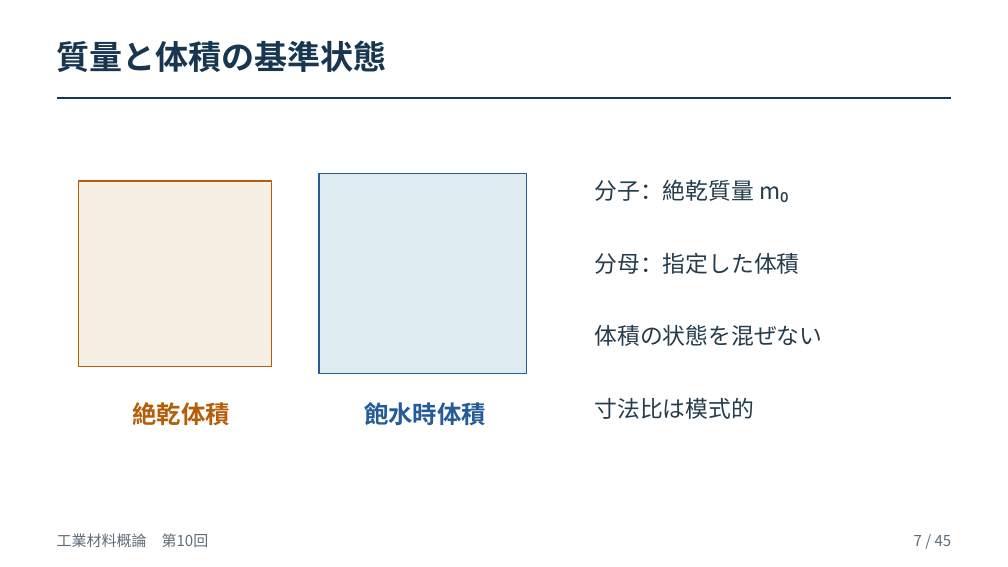
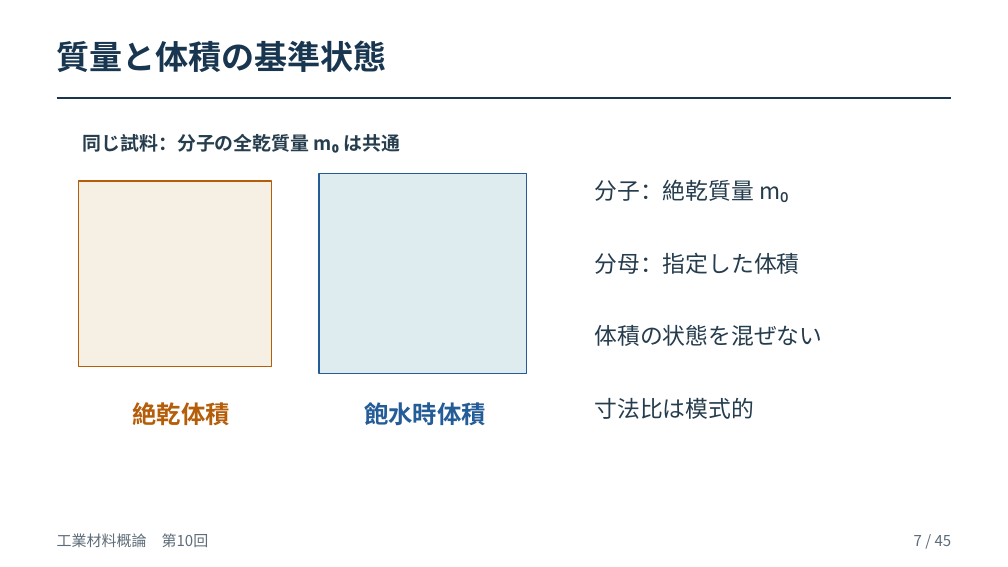
Before and after one commit to zooc-14calbp/industrial-materials-course, a slide deck: slide 7 of 学生用/第10回/10_授業スライド.pptx. Drawn at 1008x567 pixels with LibreOffice and Linux fonts; fonts in the diff are those of the drawing. Boxes give left, top, right and bottom in pixels: in the first picture for what was removed or moved away, otherwise in the second. Text is boxed around its words. In the diff, an @@ line names an element or a change of style, - is before the commit and + after.

```diff
--- a/学生用/第10回/10_授業スライド.pptx
+++ b/学生用/第10回/10_授業スライド.pptx
@@ text added at [83, 134, 400, 152], 18 pt, text #263D4D, bold @@
+同じ試料：分子の全乾質量 m₀ は共通
```
Also in this commit, not shown: 4 other slides changed, 11 other files.
